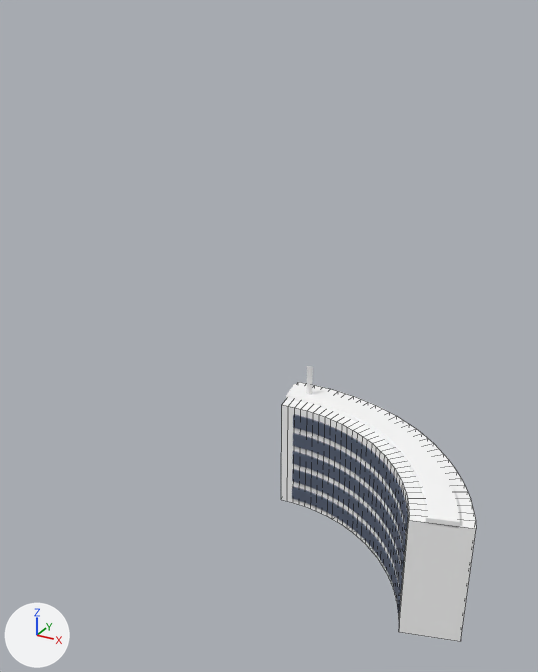
A saved change to the Blender file run/material/build3.blend.
Both versions are drawn from a camera (50 mm lens) standing at (6.9, -9.81, 10.25) and looking at (1.53, -0.06, 5.37). Lighting does not change. The marker at lower left points along +X, +Y and +Z. Mesh edges are drawn as thin lines on the coarser meshes.

Objects in the first picture: '立方体.002', '立方体.003', '立方体.004'.
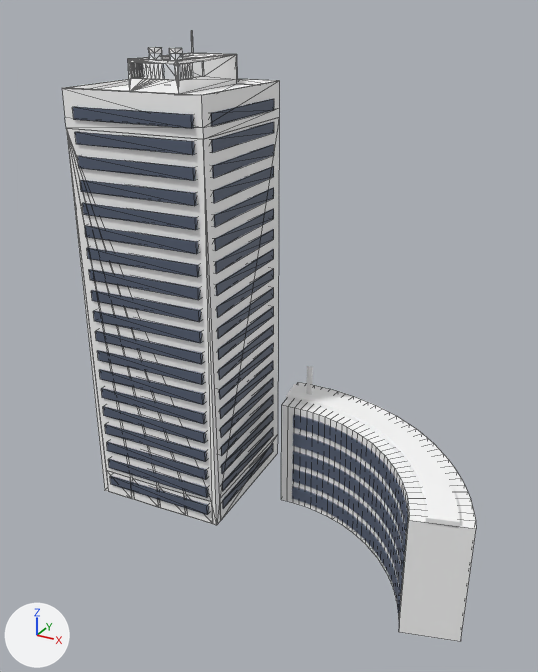
The change, as a list of edits to the scene's bpy script:
```text
Add ob_立方体_007:
    ob_立方体_007 = bpy.data.objects.new('立方体.007', me_立方体_007)  # 456 vertices, 228 faces; spans x -84.9..1.2, y -13.2..13.2, z -0.7..0.7; in mat_マテリアル_005 (dark blue #566074)
    ob_立方体_007.location = (-0.44, -0.71, 8.77)
    ob_立方体_007.rotation_euler = (1.617, -1.571, 0.0)  # degrees (93, -90, 0)
    ob_立方体_007.scale = (0.0807, 0.0807, 0.0807)
Add ob_立方体_005:
    ob_立方体_005 = bpy.data.objects.new('立方体.005', me_立方体_001)  # 456 vertices, 228 faces; spans x -84.9..1.2, y -13.2..13.2, z -0.7..0.7; in mat_マテリアル_003 (dark blue #566074)
    ob_立方体_005.location = (0.66, 0.65, 8.77)
    ob_立方体_005.rotation_euler = (0.0586, -1.571, 0.0)  # degrees (3.4, -90, 0)
    ob_立方体_005.scale = (0.0808, 0.0807, 0.0807)
Add ob_group_001:
    ob_group_001 = bpy.data.objects.new('Group_001', me_メッシュ)  # 763 vertices, 518 faces; spans x 0.0..1753.0, y 0.0..1747.0, z 0.0..3996.0; in mat_dbl_group_001 (white #ffffff), mat_dbl_group_002 (white #f3f6fa), mat_dbl_group_003 (white #ffffff), mat_dbl_group_004 (white #ffffff), mat_dbl_group_005 (white #ffffff), mat_dbl_group_006 (white #ffffff), mat_dbl_group_007 (white #ffffff), mat_dbl_group_008 (white #ffffff), mat_dbl_group_009 (white #ffffff), mat_dbl_group_010 (white #ffffff)
    ob_group_001.location = (-0.21, -1.93, 1.71)
    ob_group_001.rotation_euler = (0.0, 0.0, 0.918)  # degrees (0, 0, 53)
    ob_group_001.scale = (0.00205, 0.00205, 0.00205)
```

What differs and where, as boxes (x1, y1, x2, y2) in the pictures (538 x 672 px):
'Group_001', added: after (62, 30, 279, 525)
    faces in mat_dbl_group_008 (white #ffffff): (66, 117, 279, 525)
    faces in mat_dbl_group_007 (white #ffffff): (62, 81, 279, 520)
    faces in mat_dbl_group_001 (white #ffffff): (67, 30, 276, 94)
    faces in mat_dbl_group_006 (white #ffffff): (65, 108, 279, 139)
    faces in mat_dbl_group_009 (white #ffffff): (106, 471, 213, 524)
'立方体.007', added (blue): after (73, 107, 209, 515)
'立方体.005', added: after (211, 98, 274, 509)
